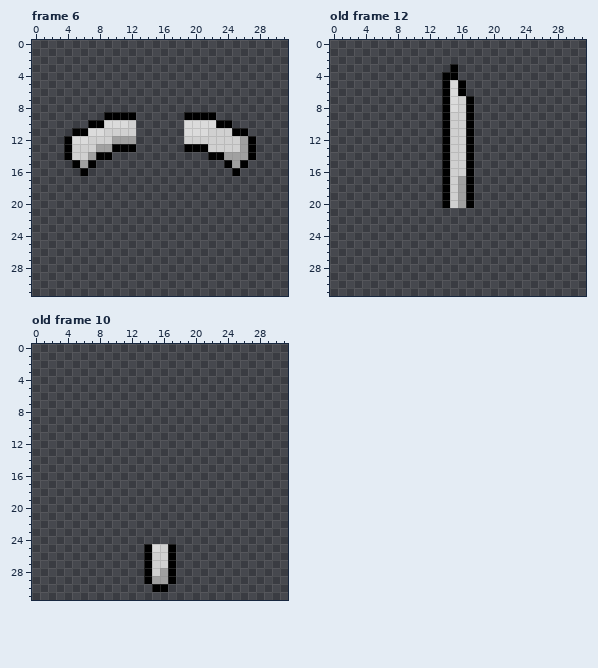
File history of a pixel-art file, aseprite/patterns.aseprite. That is the earlier state.
32x32 pixels, 12 frames. Colours within 5 levels of each other are drawn and written as one. Shown: frame 6, old frame 12, old frame 10. The commit also changed other frames, which this record leaves out.
New version:
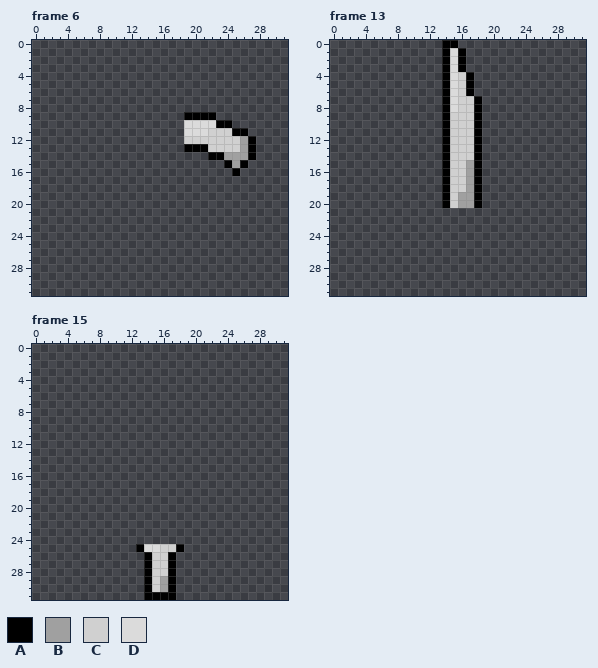
Palette (. is transparent): A #000000  B #a0a0a0  C #d0d0d0  D #dbdbdb
A new or re-ordered frame is compared with the old frame closest to it.
Change:
frames 12 -> 16
--- frame 6
@@ x 2..14 @@
  8 .............
- 9 .......AAAA..
-10 .....AADDDC..
-11 ...AADDCCCC..
-12 ..ADDCCCBBB..
-13 ..ACCCBBAAA..
-14 ..ACCBAA.....
-15 ...ABA.......
-16 ....A........
+ 9 .............
+10 .............
+11 .............
+12 .............
+13 .............
+14 .............
+15 .............
+16 .............
 17 .............
--- frame 13 is new; against old frame 12
@@ x 12..20 @@
- 0 .........
- 1 .........
- 2 .........
- 3 ...A.....
- 4 ..AA.....
- 5 ..ADA....
- 6 ..ADA....
- 7 ..ADCA...
- 8 ..ADCA...
- 9 ..ACCA...
-10 ..ACCA...
-11 ..ACCA...
-12 ..ACCA...
-13 ..ACCA...
-14 ..ACCA...
-15 ..ACCA...
-16 ..ACCA...
-17 ..ACBA...
-18 ..ACBA...
-19 ..ACBA...
-20 ..ACBA...
+ 0 ..AA.....
+ 1 ..ADA....
+ 2 ..ADA....
+ 3 ..ADA....
+ 4 ..ADCA...
+ 5 ..ADCA...
+ 6 ..ADCA...
+ 7 ..ADCCA..
+ 8 ..ADCCA..
+ 9 ..ACCCA..
+10 ..ACCCA..
+11 ..ACCCA..
+12 ..ACCCA..
+13 ..ACCCA..
+14 ..ACCCA..
+15 ..ACCBA..
+16 ..ACCBA..
+17 ..ACCBA..
+18 ..ACCBA..
+19 ..ACBBA..
+20 ..ACBBA..
 21 .........
--- frame 15 is new; against old frame 10
@@ x 11..20 @@
 24 ..........
-25 ...ADCA...
+25 ..ADDCCA..
 26 ...ACCA...
 27 ...ACCA...
-28 ...ACBA...
-29 ...ABBA...
-30 ....AA....
-31 ..........
+28 ...ACCA...
+29 ...ACBA...
+30 ...ACBA...
+31 ...AAAA...
Pixel boxes of the changes (left, top, right, bottom) in both pictures:
erased: (64, 112, 136, 176)
changed: (442, 40, 482, 208)
changed: (136, 544, 184, 600)
